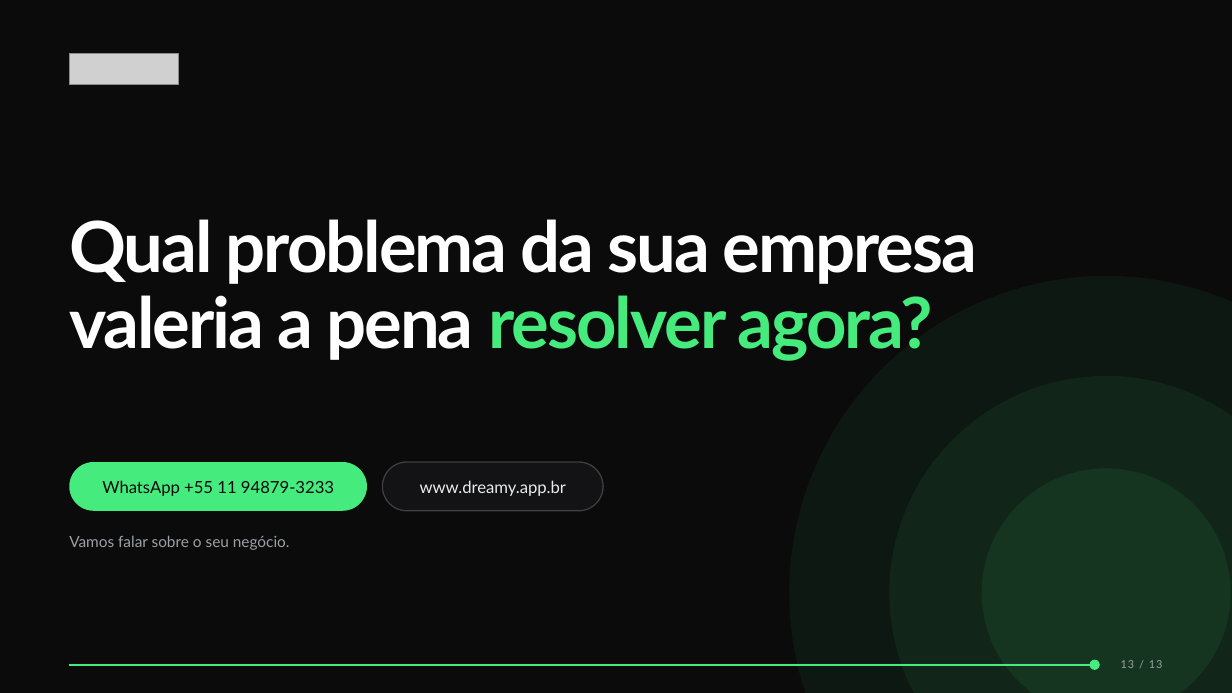
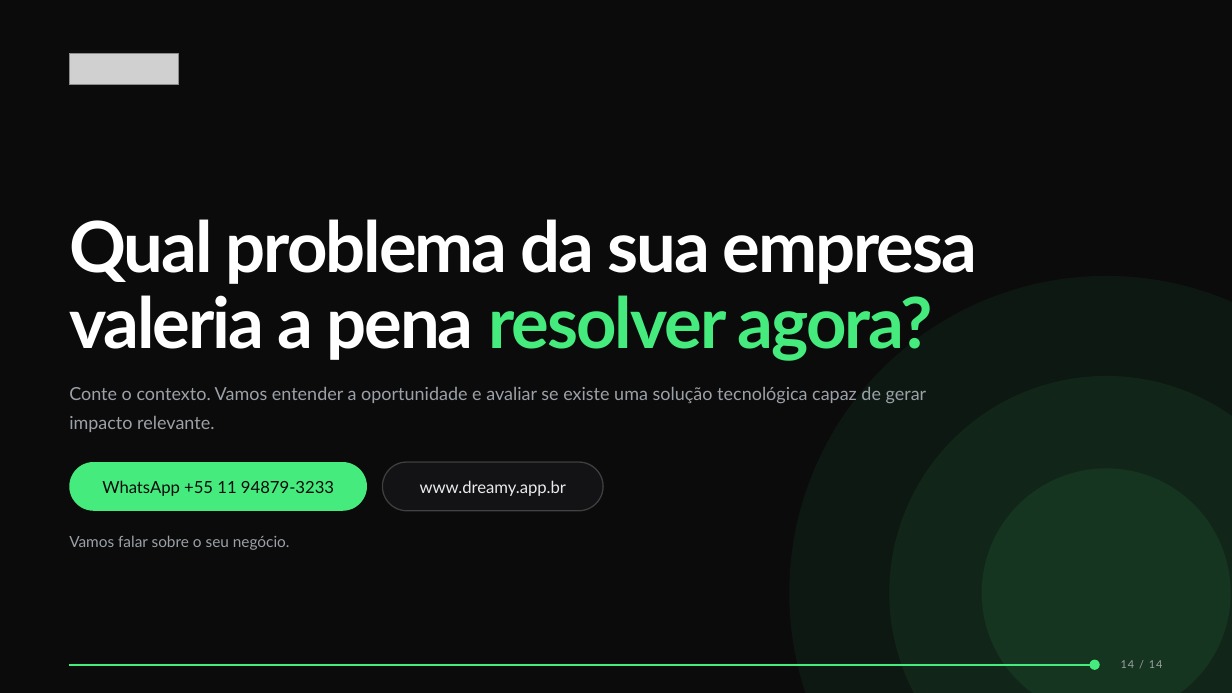
Before and after one commit to Luigi-Choffe/dreamy-site, a slide deck: slide 14 of docs/apresentacao/Dreamy — Apresentação Institucional (editável).pptx (slide 13 before the commit). Drawn at 1232x693 pixels with LibreOffice and Linux fonts; fonts in the diff are those of the drawing; grey boxes stand for pictures. Boxes give left, top, right and bottom in pixels: in the first picture for what was removed or moved away, otherwise in the second. Text is boxed around its words. In the diff, an @@ line names an element or a change of style, - is before the commit and + after.

```diff
--- a/docs/apresentacao/Dreamy — Apresentação Institucional (editável).pptx
+++ b/docs/apresentacao/Dreamy — Apresentação Institucional (editável).pptx
@@ text added at <box>69,387,927,432</box>, 14 pt, text #9BA1A6 @@
+Conte o contexto. Vamos entender a oportunidade e avaliar se existe uma solução tecnológica capaz de gerar impacto relevante.
@@ text at <box>1121,660,1163,668</box>: text changed @@
-13 / 13
+14 / 14
```
Also in this commit, not shown: 12 other slides changed, 1 slide added, 7 other files.
